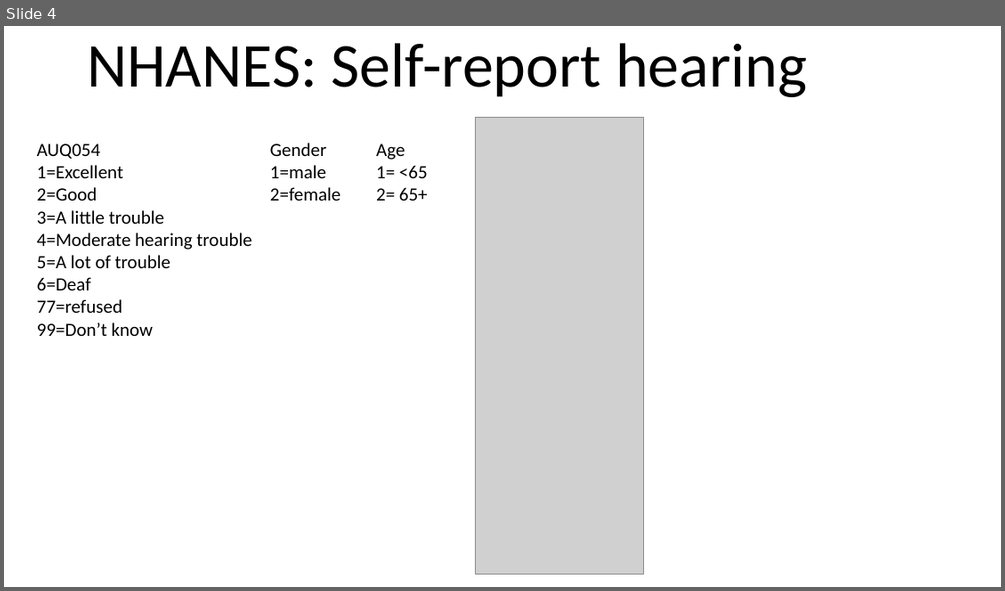
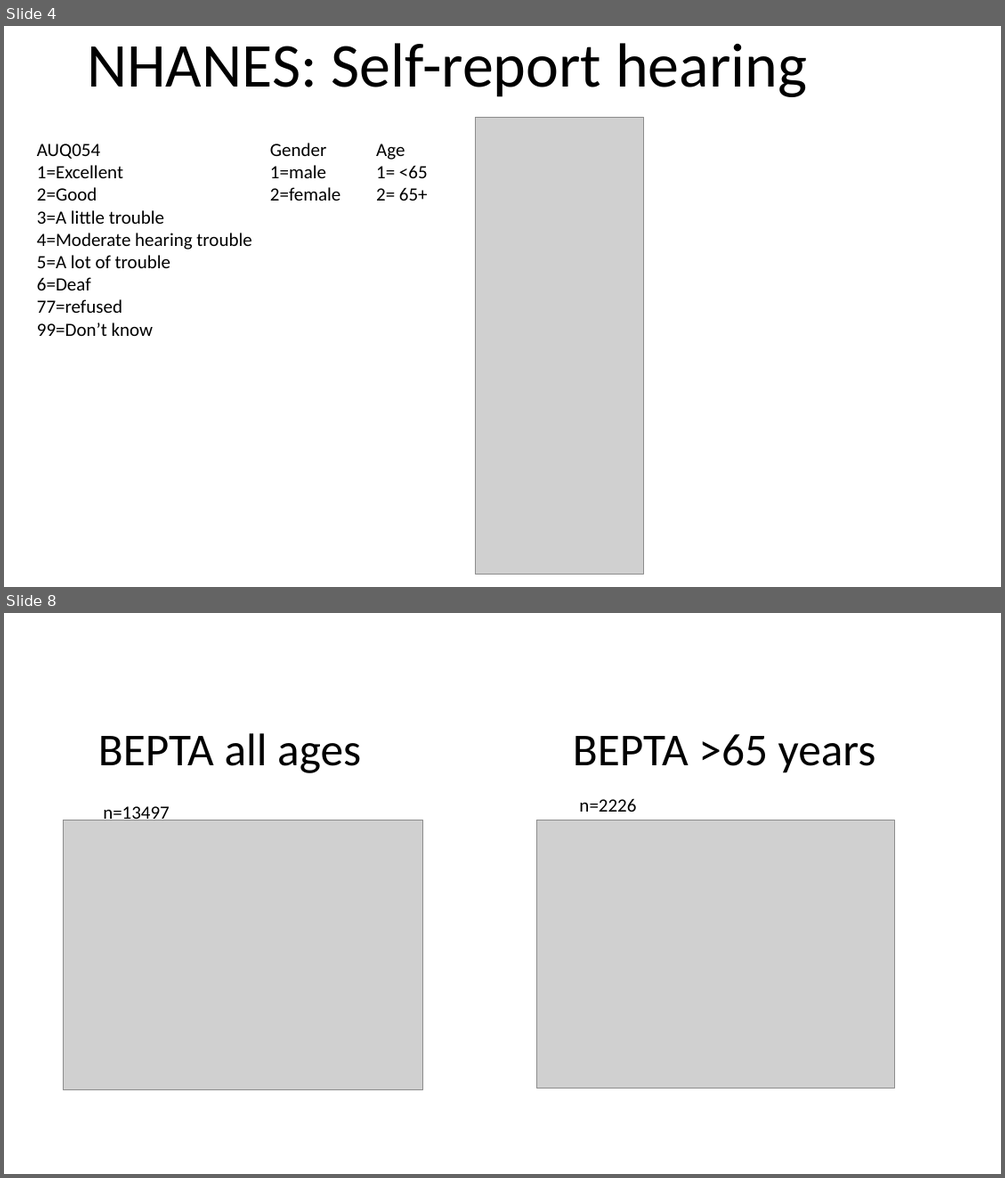
Before and after one commit to mkeomec/eHearing, a slide deck: NHANES Demographics.pptx. Shown one above the other, each under a label of ours: slide 4 before the commit, slides 4 and 8 after it; the slides between them are not shown. The pictures are 1005x591 and 1005x1178 pixels, drawn with LibreOffice and Linux fonts; fonts in the diff are those of the drawing; grey boxes stand for pictures. Boxes give left, top, right and bottom in pixels: in the first picture for what was removed or moved away, otherwise in the second. Text is boxed around its words. In the diff, an @@ line names an element or a change of style, - is before the commit and + after.

```diff
--- a/NHANES Demographics.pptx
+++ b/NHANES Demographics.pptx
@@ slide 8 added at (4, 613, 1001, 1174), background #FFFFFF @@
@@ text added at (98, 733, 361, 773), 44 pt, text #000000 @@
+BEPTA all ages
@@ title added at (573, 734, 876, 773), 44 pt, text #000000 @@
+BEPTA >65 years
@@ text added at (579, 798, 636, 811), 18 pt, text #000000 @@
+n=2226
@@ picture added at (63, 820, 422, 1089) @@
@@ text added at (103, 806, 170, 825), 18 pt, text #000000 @@
+n=13497
@@ picture added at (537, 820, 895, 1088) @@
```
Also in this commit, not shown: 4 other slides added, 38 other files.
